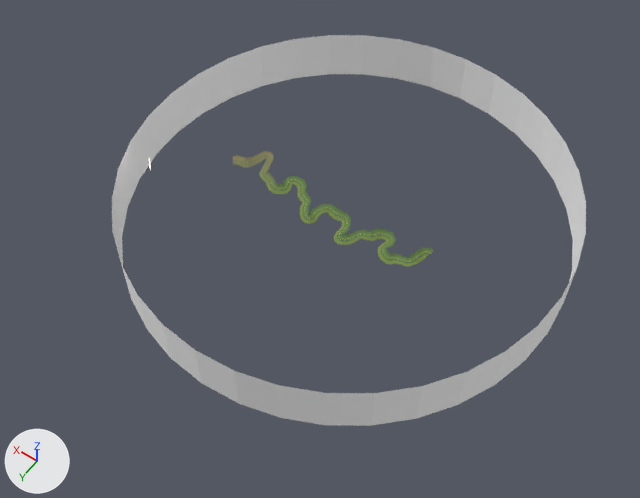
The glTF model frontend/projects/ride/public/courses/letras.glb, before and after one commit.
Both versions are drawn from a camera (50 mm lens) standing at (-13183.0, 29438.0, 43441.0) and looking at (6198.0, 2303.0, 802.0). The lights are fixed; the arrows at lower left show +X, +Y and +Z. The older version comes first. Where no turn or scale is listed for an object, it has been applied to the vertices.

Before the edit, the objects in view are built like this:
```python
me_cordillera = bpy.data.meshes.new('Cordillera')
me_cordillera.from_pydata(...)  # 72 vertices, 72 faces; spans x 0.0..1.0, y -1.0..0.0, z 0.0..1.0
me_cordillera.materials.append(mat_cordillera)
ob_cordillera = bpy.data.objects.new('Cordillera', me_cordillera)
ob_cordillera.location = (-7900.0, 13800.0, 1320.0)
ob_cordillera.scale = (27400.0, 27600.0, 3450.0)
```
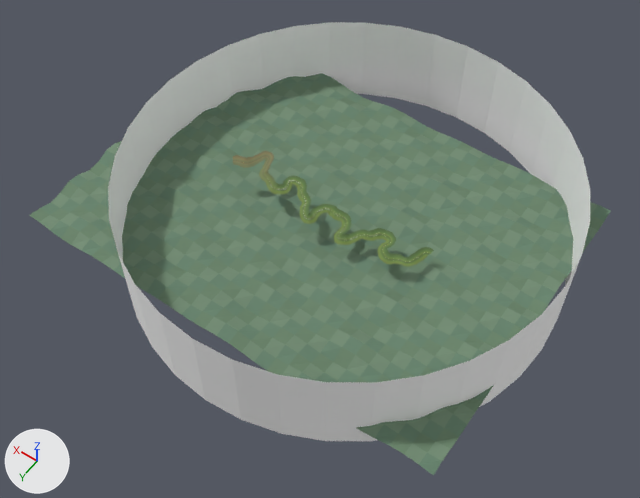
Where the newer file only moved an object's origin or applied its transform, the numbers keep the older frame.

Edits to the bpy script that builds the scene:
```text
Add mat_peaks:
    mat_peaks = bpy.data.materials.new('Peaks')
    mat_peaks.use_nodes = True; mat_peaks.node_tree.nodes.clear()
    _N = mat_peaks.node_tree.nodes; _L = mat_peaks.node_tree.links
    n0 = _N.new('ShaderNodeBsdfPrincipled'); n0.name = 'Principled BSDF'
    n0.inputs[2].default_value = 0.85  # 'Roughness'
    n1 = _N.new('ShaderNodeOutputMaterial'); n1.name = 'Material Output'
    n2 = _N.new('ShaderNodeVertexColor'); n2.name = 'Color Attribute'
    _L.new(n0.outputs[0], n1.inputs[0])  # 'BSDF' to 'Surface'
    _L.new(n2.outputs[0], n0.inputs[0])  # 'Color' to 'Base Color'
Add me_peaks:
    me_peaks.from_pydata(...)  # 884 vertices, 1650 faces; spans x 0.0..29040.0, y -21250.0..0.0, z 0.0..656.0
    me_peaks.materials.append(mat_peaks)
Change ob_cordillera:
    ob_cordillera.location: (-7900.0, 13800.0, 1320.0) -> (-7900.0, 13800.0, -520.0)
    ob_cordillera.scale: (27400.0, 27600.0, 3450.0) -> (27400.0, 27600.0, 6350.0)
Add ob_peaks:
    ob_peaks = bpy.data.objects.new('Peaks', me_peaks)
    ob_peaks.location = (-7040.0, 11050.0, 1046.0)
```

What differs and where, as boxes (x1, y1, x2, y2) in the pictures (640 x 498 px):
'Peaks', added (green)
    after: (30, 39, 611, 475)
'Cordillera', moved, rescaled (7% taller)
    before: (112, 35, 586, 426)
    after: (108, 22, 590, 441)
